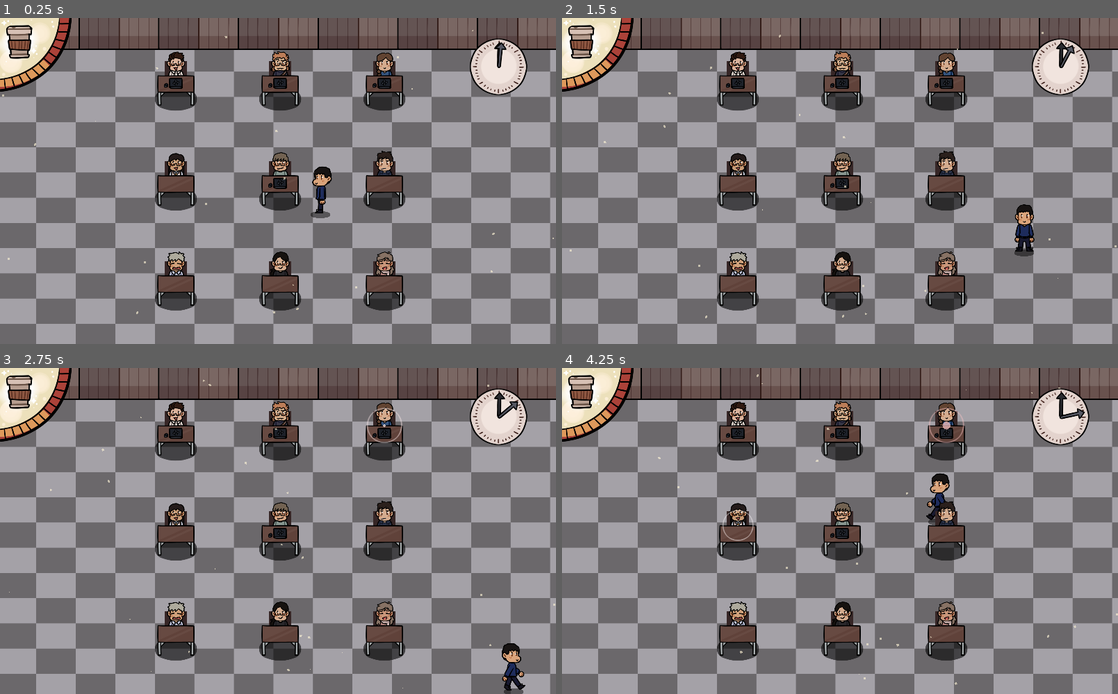
Above: before the commit, frames 1-4 (two rows, left to right).
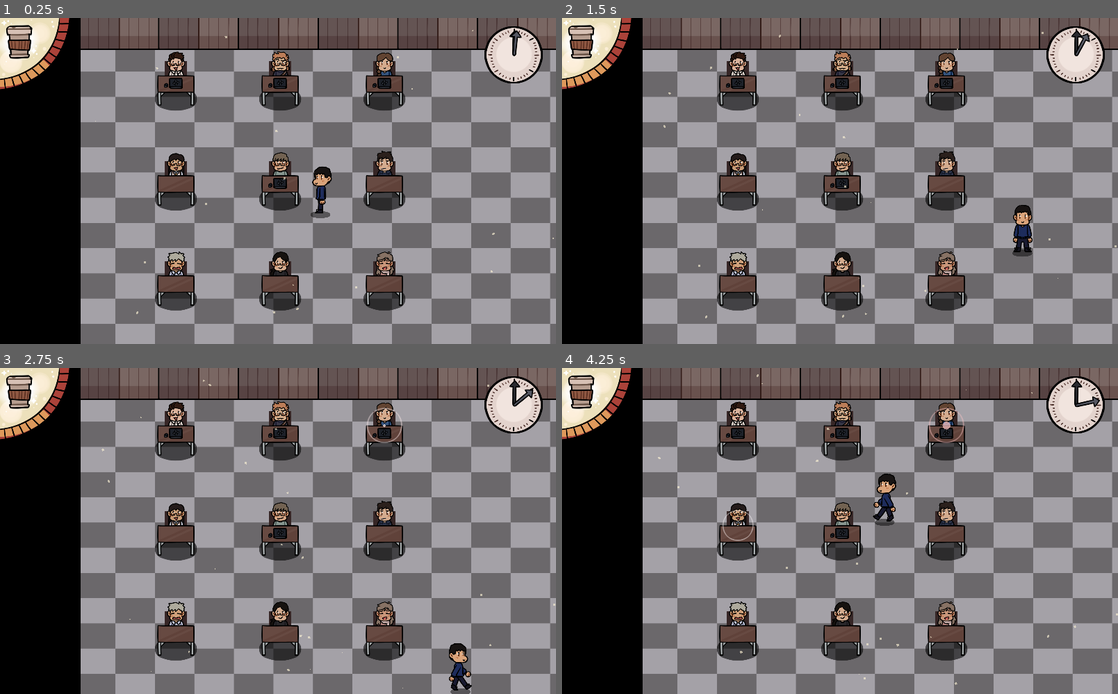
Above: after the commit, the same moments.

Repository: nyaro-p/TheTutorSimulator
Game: Godot game, scene res://Scenes/Classroom.tscn
The game is run twice, just before and just after one commit, with the same random seed, the same clock (stepped at 60 frames per second) and the same inputs.
Inputs:
- Up to frame 1 (0.25 s): no input
- Up to frame 2 (1.5 s): hold D (move_right) 0.53-1.28 s; hold S (move_down) from 1.28 s (still down)
- Up to frame 3 (2.75 s): release S (move_down) at 2.03 s; hold D (move_right) from 2.03 s (still down)
- Up to frame 4 (4.25 s): release D (move_right) at 2.78 s; hold W (move_up) 2.78-3.53 s; hold A (move_left) from 3.53 s (still down)

The runs differ from the first frame. In frame 1, 14% of the frame differs, in the area x 0-98%, y 0-100%; in frame 2, 14%; in frame 3, 15%; in frame 4, 15%.

Commit message:
New Assets

Diff:
--- a/Scenes/Classroom.tscn
+++ b/Scenes/Classroom.tscn
@@ -12,10 +12,10 @@
 extents = Vector2( 660, 20 )
 
 [sub_resource type="RectangleShape2D" id=2]
-extents = Vector2( 51.25, 345 )
+extents = Vector2( 96.25, 345 )
 
 [sub_resource type="RectangleShape2D" id=3]
-extents = Vector2( 43.7499, 345 )
+extents = Vector2( 105, 345 )
 
 [sub_resource type="RectangleShape2D" id=4]
 extents = Vector2( 660.001, 30 )
@@ -50,7 +50,7 @@
 
 [node name="Clock" parent="UI" instance=ExtResource( 6 )]
 unique_name_in_owner = true
-position = Vector2( 459, 45 )
+position = Vector2( 473, 34 )
 
 [node name="Manometer" parent="UI" instance=ExtResource( 7 )]
 
@@ -81,11 +81,11 @@
 shape = SubResource( 1 )
 
 [node name="CollisionShape2D2" type="CollisionShape2D" parent="Background/StaticBody2D"]
-position = Vector2( 41.25, 422.5 )
+position = Vector2( 86.25, 422.5 )
 shape = SubResource( 2 )
 
 [node name="CollisionShape2D3" type="CollisionShape2D" parent="Background/StaticBody2D"]
-position = Vector2( 1248.75, 425 )
+position = Vector2( 1187.5, 425 )
 shape = SubResource( 3 )
 
 [node name="CollisionShape2D4" type="CollisionShape2D" parent="Background/StaticBody2D"]
@@ -139,3 +139,9 @@
 lifetime = 10.0
 preprocess = 22.02
 process_material = SubResource( 5 )
+
+[node name="ColorRect" type="ColorRect" parent="."]
+margin_left = -6.0
+margin_right = 74.0
+margin_bottom = 324.0
+color = Color( 0, 0, 0, 1 )
Binary file changed: Assets/Clock.png
Binary file added: Assets/Lightray.png
Not shown, added: Assets/Lightray.png.import
Binary file added: Assets/Outside.png
Not shown, added: Assets/Outside.png.import
